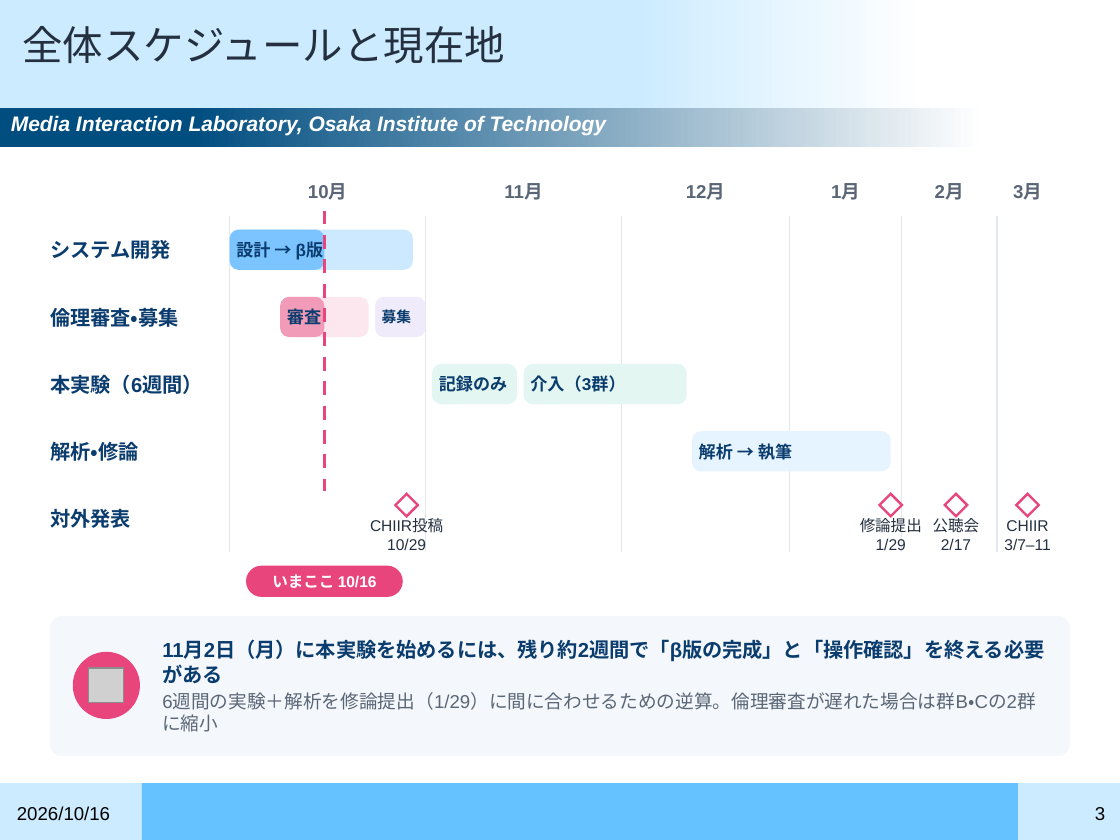
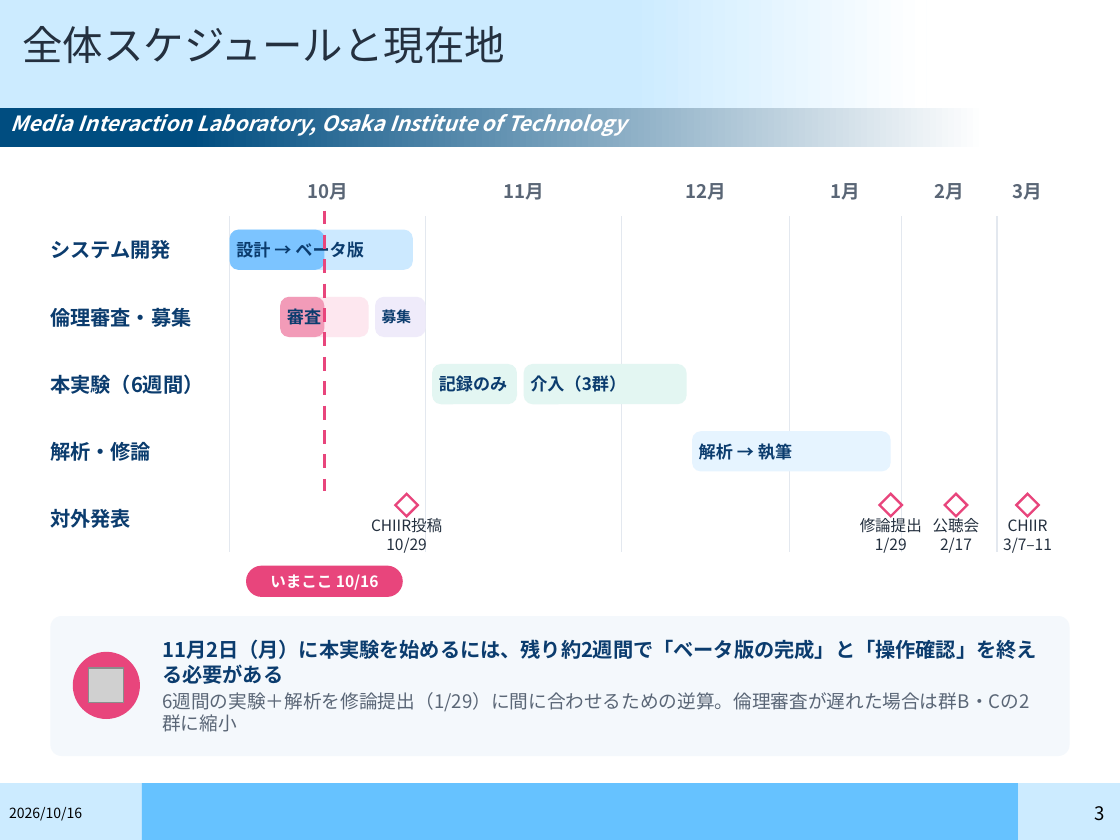
Before and after one commit to gen3121/semonster, a slide deck: slide 3 of research-materials/slides/01_進捗報告①_20261016_OshiFit_v2設計.pptx. Drawn at 1120x840 pixels with LibreOffice and Linux fonts; fonts in the diff are those of the drawing; grey boxes stand for pictures; background and template pictures are left out. Boxes give left, top, right and bottom in pixels: in the first picture for what was removed or moved away, otherwise in the second. Text is boxed around its words. In the diff, an @@ line names an element or a change of style, - is before the commit and + after.

```diff
--- a/research-materials/slides/01_進捗報告①_20261016_OshiFit_v2設計.pptx
+++ b/research-materials/slides/01_進捗報告①_20261016_OshiFit_v2設計.pptx
@@ font Arial to Noto Sans CJK JP in 14 elements at (x1=1095, y1=806, x2=1105, y2=821), (x1=503, y1=183, x2=544, y2=200), (x1=685, y1=183, x2=726, y2=200), (x1=1013, y1=183, x2=1043, y2=200), (x1=50, y1=307, x2=191, y2=327), (x1=50, y1=374, x2=203, y2=394), (x1=530, y1=375, x2=626, y2=392), (x1=50, y1=441, x2=151, y2=461), (x1=371, y1=516, x2=442, y2=553), (x1=860, y1=516, x2=922, y2=553), (x1=933, y1=516, x2=980, y2=553), (x1=1003, y1=516, x2=1052, y2=553), (x1=246, y1=566, x2=403, y2=597), (x1=11, y1=114, x2=626, y2=136) @@
@@ text at (x1=236, y1=239, x2=364, y2=262): text changed; font Arial to Noto Sans CJK JP @@
-設計 → β版
+設計 → ベータ版
@@ text at (x1=162, y1=639, x2=1036, y2=684): text changed; font Arial to Noto Sans CJK JP @@
-11月2日（月）に本実験を始めるには、残り約2週間で「β版の完成」と「操作確認」を終える必要がある
+11月2日（月）に本実験を始めるには、残り約2週間で「ベータ版の完成」と「操作確認」を終える必要がある
@@ text at (x1=162, y1=692, x2=1029, y2=711): font Arial to Noto Sans CJK JP in "6週間の実験＋解析を修論提出（1/29）に間に合わせるための逆算。倫理審査が遅れた場合は群B・Cの2群に縮小" @@
@@ text "2026/10/16" at (x1=9, y1=807, x2=82, y2=821): size 12 to 9 pt, font Arial to Noto Sans CJK JP @@
```
Also in this commit, not shown: 12 other slides changed, 33 other files.
